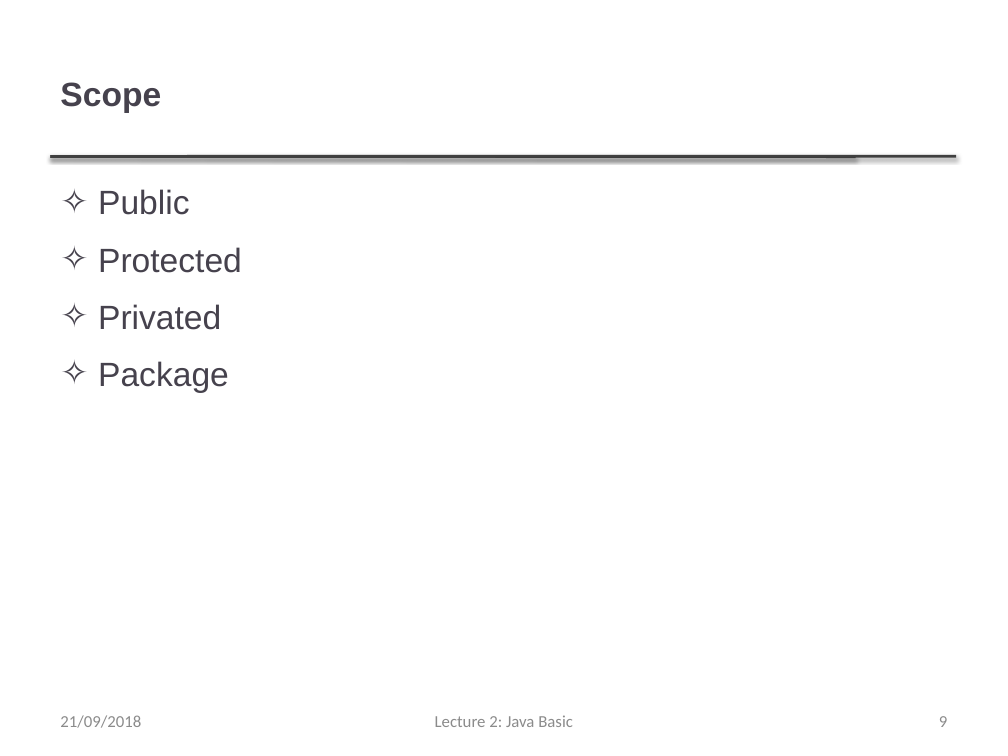
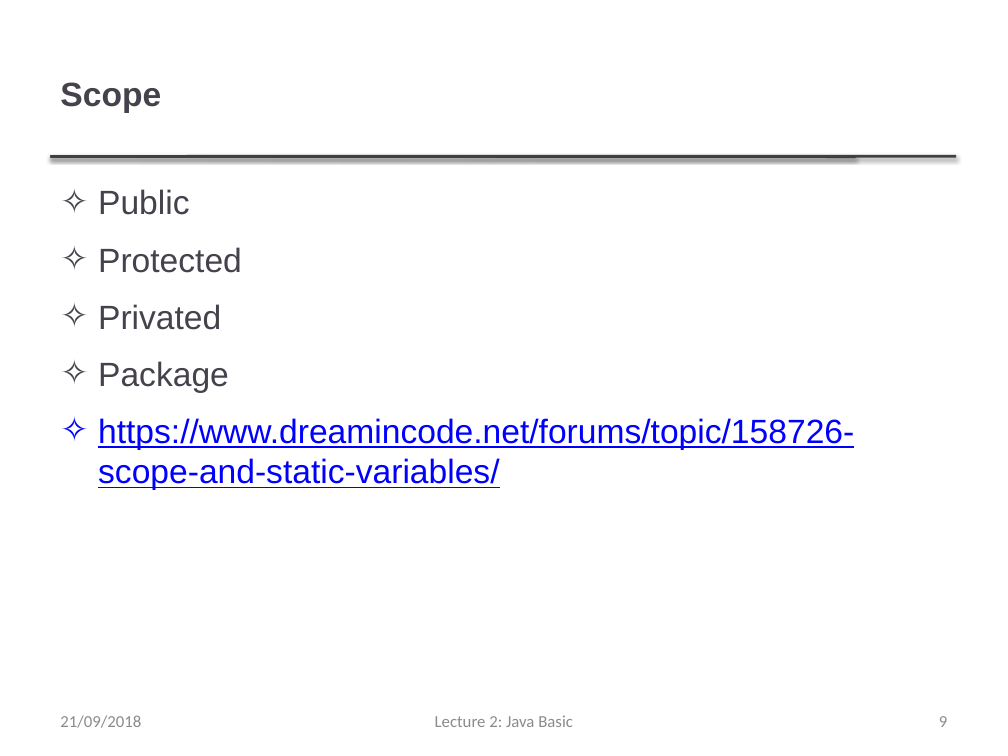
Before and after one commit to thanqminh/thanqminh.github.io, a slide deck: slide 9 of courses/oopjava/lecture2.pptx. Drawn at 1008x756 pixels with LibreOffice and Linux fonts; fonts in the diff are those of the drawing. Boxes give left, top, right and bottom in pixels: in the first picture for what was removed or moved away, otherwise in the second. Text is boxed around its words. In the diff, an @@ line names an element or a change of style, - is before the commit and + after.

```diff
--- a/courses/oopjava/lecture2.pptx
+++ b/courses/oopjava/lecture2.pptx
@@ text at [98, 418, 854, 490]: paragraph added @@
+✧ https://www.dreamincode.net/forums/topic/158726-scope-and-static-variables/
```
Also in this commit, not shown: 2 other files.
